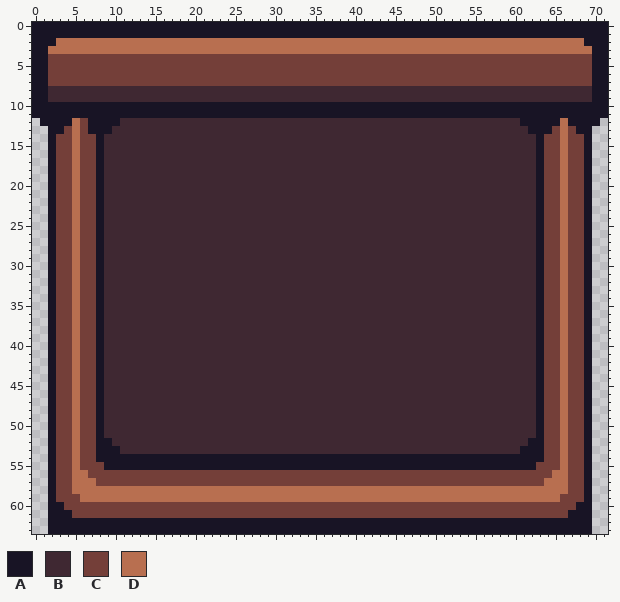
File history of a sprite sheet, gfx/gameoverscreen.png. Above: the version before the commit.
The file is 72x64 pixels.
Palette (. is transparent): A #181425  B #3f2832  C #743f39  D #b86f50
Pixels before, first column x 0:
 0 AAAAAAAAAAAAAAAAAAAAAAAAAAAAAAAAAAAAAAAAAAAAAAAAAAAAAAAAAAAAAAAAAAAAAAAA
 1 AAAAAAAAAAAAAAAAAAAAAAAAAAAAAAAAAAAAAAAAAAAAAAAAAAAAAAAAAAAAAAAAAAAAAAAA
 2 AAADDDDDDDDDDDDDDDDDDDDDDDDDDDDDDDDDDDDDDDDDDDDDDDDDDDDDDDDDDDDDDDDDDAAA
 3 AADDDDDDDDDDDDDDDDDDDDDDDDDDDDDDDDDDDDDDDDDDDDDDDDDDDDDDDDDDDDDDDDDDDDAA
 4 AACCCCCCCCCCCCCCCCCCCCCCCCCCCCCCCCCCCCCCCCCCCCCCCCCCCCCCCCCCCCCCCCCCCCAA
 5 AACCCCCCCCCCCCCCCCCCCCCCCCCCCCCCCCCCCCCCCCCCCCCCCCCCCCCCCCCCCCCCCCCCCCAA
 6 AACCCCCCCCCCCCCCCCCCCCCCCCCCCCCCCCCCCCCCCCCCCCCCCCCCCCCCCCCCCCCCCCCCCCAA
 7 AACCCCCCCCCCCCCCCCCCCCCCCCCCCCCCCCCCCCCCCCCCCCCCCCCCCCCCCCCCCCCCCCCCCCAA
 8 AABBBBBBBBBBBBBBBBBBBBBBBBBBBBBBBBBBBBBBBBBBBBBBBBBBBBBBBBBBBBBBBBBBBBAA
 9 AABBBBBBBBBBBBBBBBBBBBBBBBBBBBBBBBBBBBBBBBBBBBBBBBBBBBBBBBBBBBBBBBBBBBAA
10 AAAAAAAAAAAAAAAAAAAAAAAAAAAAAAAAAAAAAAAAAAAAAAAAAAAAAAAAAAAAAAAAAAAAAAAA
11 AAAAAAAAAAAAAAAAAAAAAAAAAAAAAAAAAAAAAAAAAAAAAAAAAAAAAAAAAAAAAAAAAAAAAAAA
12 .AAAADCAAAABBBBBBBBBBBBBBBBBBBBBBBBBBBBBBBBBBBBBBBBBBBBBBBBBBAAAAADAAAA.
13 ..AACDCAAABBBBBBBBBBBBBBBBBBBBBBBBBBBBBBBBBBBBBBBBBBBBBBBBBBBBAAACDCAA..
14 ..ACCDCCABBBBBBBBBBBBBBBBBBBBBBBBBBBBBBBBBBBBBBBBBBBBBBBBBBBBBBACCDCCA..
15 ..ACCDCCABBBBBBBBBBBBBBBBBBBBBBBBBBBBBBBBBBBBBBBBBBBBBBBBBBBBBBACCDCCA..
16 ..ACCDCCABBBBBBBBBBBBBBBBBBBBBBBBBBBBBBBBBBBBBBBBBBBBBBBBBBBBBBACCDCCA..
17 ..ACCDCCABBBBBBBBBBBBBBBBBBBBBBBBBBBBBBBBBBBBBBBBBBBBBBBBBBBBBBACCDCCA..
18 ..ACCDCCABBBBBBBBBBBBBBBBBBBBBBBBBBBBBBBBBBBBBBBBBBBBBBBBBBBBBBACCDCCA..
19 ..ACCDCCABBBBBBBBBBBBBBBBBBBBBBBBBBBBBBBBBBBBBBBBBBBBBBBBBBBBBBACCDCCA..
20 ..ACCDCCABBBBBBBBBBBBBBBBBBBBBBBBBBBBBBBBBBBBBBBBBBBBBBBBBBBBBBACCDCCA..
21 ..ACCDCCABBBBBBBBBBBBBBBBBBBBBBBBBBBBBBBBBBBBBBBBBBBBBBBBBBBBBBACCDCCA..
22 ..ACCDCCABBBBBBBBBBBBBBBBBBBBBBBBBBBBBBBBBBBBBBBBBBBBBBBBBBBBBBACCDCCA..
23 ..ACCDCCABBBBBBBBBBBBBBBBBBBBBBBBBBBBBBBBBBBBBBBBBBBBBBBBBBBBBBACCDCCA..
24 ..ACCDCCABBBBBBBBBBBBBBBBBBBBBBBBBBBBBBBBBBBBBBBBBBBBBBBBBBBBBBACCDCCA..
25 ..ACCDCCABBBBBBBBBBBBBBBBBBBBBBBBBBBBBBBBBBBBBBBBBBBBBBBBBBBBBBACCDCCA..
26 ..ACCDCCABBBBBBBBBBBBBBBBBBBBBBBBBBBBBBBBBBBBBBBBBBBBBBBBBBBBBBACCDCCA..
27 ..ACCDCCABBBBBBBBBBBBBBBBBBBBBBBBBBBBBBBBBBBBBBBBBBBBBBBBBBBBBBACCDCCA..
28 ..ACCDCCABBBBBBBBBBBBBBBBBBBBBBBBBBBBBBBBBBBBBBBBBBBBBBBBBBBBBBACCDCCA..
29 ..ACCDCCABBBBBBBBBBBBBBBBBBBBBBBBBBBBBBBBBBBBBBBBBBBBBBBBBBBBBBACCDCCA..
30 ..ACCDCCABBBBBBBBBBBBBBBBBBBBBBBBBBBBBBBBBBBBBBBBBBBBBBBBBBBBBBACCDCCA..
31 ..ACCDCCABBBBBBBBBBBBBBBBBBBBBBBBBBBBBBBBBBBBBBBBBBBBBBBBBBBBBBACCDCCA..
32 ..ACCDCCABBBBBBBBBBBBBBBBBBBBBBBBBBBBBBBBBBBBBBBBBBBBBBBBBBBBBBACCDCCA..
33 ..ACCDCCABBBBBBBBBBBBBBBBBBBBBBBBBBBBBBBBBBBBBBBBBBBBBBBBBBBBBBACCDCCA..
34 ..ACCDCCABBBBBBBBBBBBBBBBBBBBBBBBBBBBBBBBBBBBBBBBBBBBBBBBBBBBBBACCDCCA..
35 ..ACCDCCABBBBBBBBBBBBBBBBBBBBBBBBBBBBBBBBBBBBBBBBBBBBBBBBBBBBBBACCDCCA..
36 ..ACCDCCABBBBBBBBBBBBBBBBBBBBBBBBBBBBBBBBBBBBBBBBBBBBBBBBBBBBBBACCDCCA..
37 ..ACCDCCABBBBBBBBBBBBBBBBBBBBBBBBBBBBBBBBBBBBBBBBBBBBBBBBBBBBBBACCDCCA..
38 ..ACCDCCABBBBBBBBBBBBBBBBBBBBBBBBBBBBBBBBBBBBBBBBBBBBBBBBBBBBBBACCDCCA..
39 ..ACCDCCABBBBBBBBBBBBBBBBBBBBBBBBBBBBBBBBBBBBBBBBBBBBBBBBBBBBBBACCDCCA..
40 ..ACCDCCABBBBBBBBBBBBBBBBBBBBBBBBBBBBBBBBBBBBBBBBBBBBBBBBBBBBBBACCDCCA..
41 ..ACCDCCABBBBBBBBBBBBBBBBBBBBBBBBBBBBBBBBBBBBBBBBBBBBBBBBBBBBBBACCDCCA..
42 ..ACCDCCABBBBBBBBBBBBBBBBBBBBBBBBBBBBBBBBBBBBBBBBBBBBBBBBBBBBBBACCDCCA..
43 ..ACCDCCABBBBBBBBBBBBBBBBBBBBBBBBBBBBBBBBBBBBBBBBBBBBBBBBBBBBBBACCDCCA..
44 ..ACCDCCABBBBBBBBBBBBBBBBBBBBBBBBBBBBBBBBBBBBBBBBBBBBBBBBBBBBBBACCDCCA..
45 ..ACCDCCABBBBBBBBBBBBBBBBBBBBBBBBBBBBBBBBBBBBBBBBBBBBBBBBBBBBBBACCDCCA..
46 ..ACCDCCABBBBBBBBBBBBBBBBBBBBBBBBBBBBBBBBBBBBBBBBBBBBBBBBBBBBBBACCDCCA..
47 ..ACCDCCABBBBBBBBBBBBBBBBBBBBBBBBBBBBBBBBBBBBBBBBBBBBBBBBBBBBBBACCDCCA..
48 ..ACCDCCABBBBBBBBBBBBBBBBBBBBBBBBBBBBBBBBBBBBBBBBBBBBBBBBBBBBBBACCDCCA..
49 ..ACCDCCABBBBBBBBBBBBBBBBBBBBBBBBBBBBBBBBBBBBBBBBBBBBBBBBBBBBBBACCDCCA..
50 ..ACCDCCABBBBBBBBBBBBBBBBBBBBBBBBBBBBBBBBBBBBBBBBBBBBBBBBBBBBBBACCDCCA..
51 ..ACCDCCABBBBBBBBBBBBBBBBBBBBBBBBBBBBBBBBBBBBBBBBBBBBBBBBBBBBBBACCDCCA..
52 ..ACCDCCAABBBBBBBBBBBBBBBBBBBBBBBBBBBBBBBBBBBBBBBBBBBBBBBBBBBBAACCDCCA..
53 ..ACCDCCAAABBBBBBBBBBBBBBBBBBBBBBBBBBBBBBBBBBBBBBBBBBBBBBBBBBAAACCDCCA..
54 ..ACCDCCAAAAAAAAAAAAAAAAAAAAAAAAAAAAAAAAAAAAAAAAAAAAAAAAAAAAAAAACCDCCA..
55 ..ACCDCCCAAAAAAAAAAAAAAAAAAAAAAAAAAAAAAAAAAAAAAAAAAAAAAAAAAAAAACCCDCCA..
56 ..ACCDDCCCCCCCCCCCCCCCCCCCCCCCCCCCCCCCCCCCCCCCCCCCCCCCCCCCCCCCCCCDDCCA..
57 ..ACCDDDCCCCCCCCCCCCCCCCCCCCCCCCCCCCCCCCCCCCCCCCCCCCCCCCCCCCCCCCDDDCCA..
58 ..ACCDDDDDDDDDDDDDDDDDDDDDDDDDDDDDDDDDDDDDDDDDDDDDDDDDDDDDDDDDDDDDDCCA..
59 ..ACCCDDDDDDDDDDDDDDDDDDDDDDDDDDDDDDDDDDDDDDDDDDDDDDDDDDDDDDDDDDDDCCCA..
60 ..AACCCCCCCCCCCCCCCCCCCCCCCCCCCCCCCCCCCCCCCCCCCCCCCCCCCCCCCCCCCCCCCCAA..
61 ..AAACCCCCCCCCCCCCCCCCCCCCCCCCCCCCCCCCCCCCCCCCCCCCCCCCCCCCCCCCCCCCCAAA..
62 ..AAAAAAAAAAAAAAAAAAAAAAAAAAAAAAAAAAAAAAAAAAAAAAAAAAAAAAAAAAAAAAAAAAAA..
63 ..AAAAAAAAAAAAAAAAAAAAAAAAAAAAAAAAAAAAAAAAAAAAAAAAAAAAAAAAAAAAAAAAAAAA..
And afterwards:
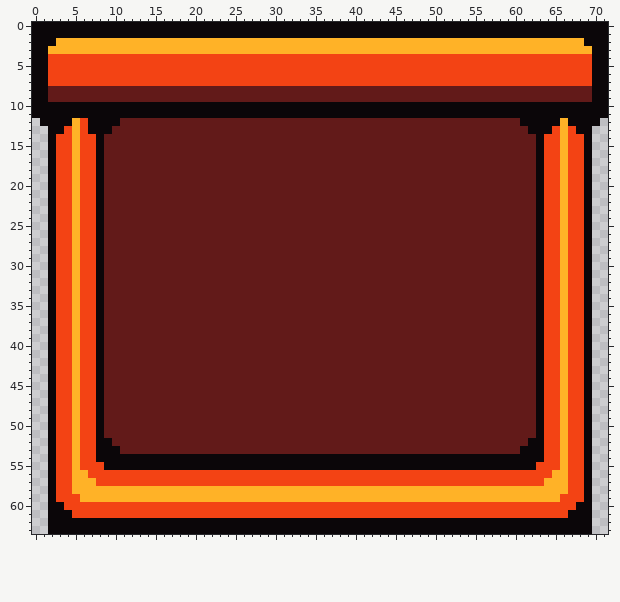
The edit:
colour A: #181425 -> #0b0609
colour B: #3f2832 -> #621a19
colour C: #743f39 -> #f34314
colour D: #b86f50 -> #ffb227
Changed places in both pictures, as pixel boxes (x1, y1, x2, y2):
changed: (32, 22, 608, 534)
